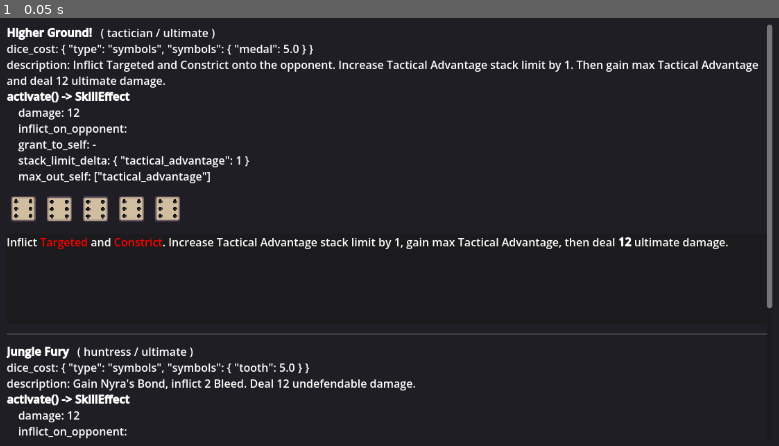
Above: before the commit, frame 1.
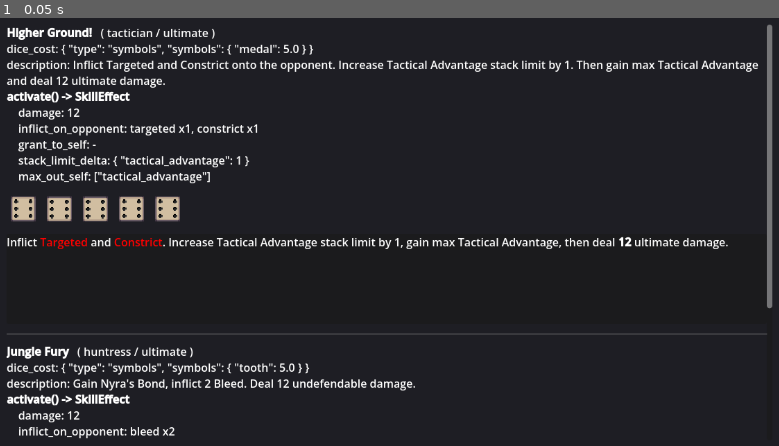
Above: after the commit, the same moment.

Repository: DucPham1512/SummerGame
Game: Godot game, scene res://test/skill_test.tscn
Same seed, same stepped clock (60 frames per second), same inputs: the game is played once before the commit and once after it. This scene is started directly instead of the project's main scene.
Inputs:
- Up to frame 1 (0.05 s): no input

The runs differ from the first frame. In frame 1, 0.2% of the frame differs, in the area x 16-33%, y 24-98%.
Error before the commit: Invalid access to property or key 'status_id' on a base object of type 'RefCounted (StatusEffect)'. (res://test/skill_test.gd:69)

Commit message:
Implement status effect framework, with bleed and protect implemented as flow proof

Diff:
--- a/scenes/match/components/cards/cards.gd
+++ b/scenes/match/components/cards/cards.gd
@@ -88,5 +88,5 @@
 ## The base is a no-op. This is the imperative counterpart to a skill's declarative
 ## SkillEffect: a card orchestrates verbs (which may await rolls/choices) rather
 ## than returning a fixed data struct, since card effects aren't standardizable.
-func resolve(ctx: CardContext) -> void:
+func resolve(ctx: BoardContext) -> void:
 	pass
--- /dev/null
+++ b/scenes/match/components/status_effects/effects/bleed.gd
@@ -0,0 +1,15 @@
+class_name Bleed
+extends StatusEffect
+
+# Status effect — "Bleed" (negative, trigger): during the owner's Upkeep Phase,
+# roll 1 die. On 1-4 the owner takes 1 undefendable damage; on 5-6 remove this
+# token. One roll per on_upkeep call — if the match rules one roll per token,
+# it calls this once per stack.
+
+
+func on_upkeep(ctx : BoardContext) -> void:
+	var roll : int = await ctx.roll_die()
+	if roll <= 4:
+		ctx.deal_damage(1, ctx.caster)   # owner takes it; undefendable per data
+	else:
+		remove_stacks(1)
--- /dev/null
+++ b/scenes/match/components/status_effects/effects/protect.gd
@@ -0,0 +1,23 @@
+class_name Protect
+extends StatusEffect
+
+# Status effect — "Protect" (positive, spendable): spend at any time to prevent
+# 1/2 of incoming damage (rounded up). The halving is a board verb because only
+# the board knows the incoming amount during damage resolution; this token just
+# pays the cost and declares the intent.
+
+
+func is_positive() -> bool:
+	return true
+
+
+func can_spend() -> bool:
+	return stacks > 0
+
+
+func spend(ctx : BoardContext) -> bool:
+	if not can_spend():
+		return false
+	remove_stacks(1)
+	ctx.halve_incoming_damage(ctx.caster)
+	return true
--- a/scenes/match/components/status_effects/status_effect.gd
+++ b/scenes/match/components/status_effects/status_effect.gd
@@ -1,19 +1,109 @@
 class_name StatusEffect
 extends RefCounted
 
-# PLACEHOLDER. A status-effect instance. The full version will pull its
-# name / stack_limit / phase behavior from GameDataLoader.status_effect_repository
-# and hook into the turn phases; for now it just carries an id + a stack count.
+# Base status-effect entity, mirroring the skill/card pattern: data loads from
+# GameDataLoader by id, behaviour lives in per-effect subclasses under effects/,
+# and everything a status *does* runs through the shared board-verb context
+# (BoardContext), so resolution stays authoritative and deterministic.
+#
+# Each instance is one player's token stack: it tracks its own stack count,
+# clamped to the data's stack_limit. Transfer/steal/clear bookkeeping and the
+# "spend at any time" resolving UI live match-side — the match calls into
+# can_spend()/spend() (including the window right before a transfer/steal/clear)
+# and the phase hooks (on_upkeep) here.
 
-var id : String
-var stacks : int
+# Registered behaviour scripts: status_id -> script path. Ids not listed produce
+# a base, data-only instance — fine for purely passive tokens whose rule the
+# board consults during resolution (e.g. targeted's +2, constrict's roll cost).
+# Paths are load()ed lazily to avoid preload cycles with the subclasses.
+const EFFECT_SCRIPTS := {
+	"bleed": "res://scenes/match/components/status_effects/effects/bleed.gd",
+	"protect": "res://scenes/match/components/status_effects/effects/protect.gd",
+}
+
+var status_id : String
+var status_name : String
+var description : String
+var stack_limit : int = 1
+var transferable : bool = true
+
+var stacks : int = 0
 
 
-func _init(effect_id : String, stack_count : int = 1) -> void:
-	id = effect_id
-	stacks = stack_count
+## Factory: builds the behaviour subclass registered for the id, or a base
+## data-only instance when there is none. Prefer this over new() for tokens a
+## player actually owns; plain new() is fine for intent payloads (SkillEffect).
+static func create(effect_id : String, stack_count : int = 1) -> StatusEffect:
+	if EFFECT_SCRIPTS.has(effect_id):
+		var script : GDScript = load(EFFECT_SCRIPTS[effect_id])
+		return script.new(effect_id, stack_count)
+	return StatusEffect.new(effect_id, stack_count)
 
 
-# Convenience: the underlying data row (name, stack_limit, description, ...).
-func data() -> Dictionary:
-	return GameDataLoader.status_effect_repository.get(id, {})
+func _init(effect_id : String = "", stack_count : int = 1) -> void:
+	if effect_id.is_empty():
+		return
+	status_id = effect_id
+	load_data()
+	stacks = clampi(stack_count, 0, stack_limit)
+
+
+## Populates the data fields from the repository entry for `status_id`. Returns
+## true on success, or false (and pushes an error) if no such status exists.
+func load_data() -> bool:
+	var entry : Dictionary = GameDataLoader.status_effect_repository.get(status_id, {})
+	if entry.is_empty():
+		push_error("StatusEffect: no status effect found for id '%s'" % status_id)
+		return false
+
+	status_name = entry.get("name", "")
+	description = entry.get("description", "")
+	stack_limit = int(entry.get("stack_limit", 1))
+	transferable = bool(entry.get("transferable", true))
+	return true
+
+
+# --- stacks (owned by this entity, clamped to the data's limit) --------------
+
+## Adds stacks, clamped to stack_limit. Returns how many were actually added.
+func add_stacks(amount : int) -> int:
+	var before := stacks
+	stacks = clampi(stacks + amount, 0, stack_limit)
+	return stacks - before
+
+
+## Removes stacks (never below 0). Returns how many were actually removed.
+func remove_stacks(amount : int) -> int:
+	var before := stacks
+	stacks = clampi(stacks - amount, 0, stack_limit)
+	return before - stacks
+
+
+func is_depleted() -> bool:
+	return stacks <= 0
+
+
+# --- behaviour hooks (override per effect) -----------------------------------
+
+## Buff/debuff classification. Not part of the JSON data, so subclasses declare
+## it (cosmetic — drives token presentation, never rules).
+func is_positive() -> bool:
+	return false
+
+
+## Whether this token can currently be spent. The match's resolving scene calls
+## this to offer the spend window, which can open at any time — including right
+## before the token would be transferred, stolen or cleared.
+func can_spend() -> bool:
+	return false
+
+
+## Spend the token by composing board verbs. Returns true if it was spent.
+## When the match resolves a status, ctx.caster is the token's owner.
+func spend(_ctx : BoardContext) -> bool:
+	return false
+
+
+## Phase trigger: the match calls this during the owner's Upkeep Phase.
+func on_upkeep(_ctx : BoardContext) -> void:
+	pass
--- /dev/null
+++ b/test/status_effect_test.gd
@@ -0,0 +1,89 @@
+extends Control
+
+# Validates the status-effect framework for the two implemented behaviours:
+#   - data loads from GameDataLoader (name / stack_limit / transferable / description)
+#   - stacks are tracked by the entity itself and clamp to stack_limit
+#   - Bleed's on_upkeep trigger calls the expected board verbs (forced rolls)
+#   - Protect's spend() consumes a stack and calls its verb; refuses when empty
+#   - the factory returns a base data-only instance for unregistered ids
+# Purely a manual-inspection harness; nothing here is game logic.
+
+@onready var content: VBoxContainer = $Scroll/Content
+
+
+# Mock context that records the verbs a status calls; roll_die() pops forced
+# values so the Bleed branches can be exercised deterministically.
+class LoggingContext extends BoardContext:
+	var log: Array[String] = []
+	var forced_rolls: Array[int] = []
+
+	func roll_die() -> int:
+		var v: int = 1
+		if not forced_rolls.is_empty():
+			v = forced_rolls.pop_front()
+		log.append("roll_die() -> %d" % v)
+		return v
+
+	func deal_damage(amount: int, target = null) -> void:
+		log.append("deal_damage(%d)" % amount)
+
+	func halve_incoming_damage(target = null) -> void:
+		log.append("halve_incoming_damage()")
+
+
+func _ready() -> void:
+	await _bleed_section()
+	_protect_section()
+	_factory_section()
+
+
+func _bleed_section() -> void:
+	var bleed := StatusEffect.create("bleed", 5)   # over the limit on purpose
+	var ctx := LoggingContext.new()
+	ctx.forced_rolls.assign([2, 6])
+
+	var t := _describe(bleed)
+	t += "created with 5 stacks -> clamped to %d (limit %d)\n" % [bleed.stacks, bleed.stack_limit]
+	await bleed.on_upkeep(ctx)
+	t += "upkeep #1 (forced roll 2): expect deal_damage(1); stacks: %d\n" % bleed.stacks
+	await bleed.on_upkeep(ctx)
+	t += "upkeep #2 (forced roll 6): expect token removed; stacks: %d\n" % bleed.stacks
+	t += "[b]verbs:[/b] %s" % ", ".join(ctx.log)
+	_add_report(t)
+
+
+func _protect_section() -> void:
+	var protect := StatusEffect.create("protect")
+	var ctx := LoggingContext.new()
+
+	var t := _describe(protect)
+	t += "spend #1 -> %s (stacks: %d)\n" % [protect.spend(ctx), protect.stacks]
+	t += "spend #2 -> %s (empty, must refuse)\n" % protect.spend(ctx)
+	t += "[b]verbs:[/b] %s" % ", ".join(ctx.log)
+	_add_report(t)
+
+
+func _factory_section() -> void:
+	# No behaviour script registered for "targeted": the factory must fall back
+	# to a base, data-only instance (its +2 rule is consulted by the board).
+	var targeted := StatusEffect.create("targeted")
+	var t := _describe(targeted)
+	t += "base instance (data-only): %s, can_spend: %s" % [
+			targeted.get_script() == StatusEffect, targeted.can_spend()]
+	_add_report(t)
+
+
+func _describe(s: StatusEffect) -> String:
+	return "[b]%s[/b] (%s)   stacks: %d/%d   transferable: %s   positive: %s\n%s\n" % [
+			s.status_name, s.status_id, s.stacks, s.stack_limit,
+			s.transferable, s.is_positive(), s.description]
+
+
+func _add_report(text: String) -> void:
+	var report := RichTextLabel.new()
+	report.bbcode_enabled = true
+	report.fit_content = true
+	report.custom_minimum_size = Vector2(700, 0)
+	report.text = text
+	content.add_child(report)
+	content.add_child(HSeparator.new())
--- /dev/null
+++ b/test/status_effect_test.tscn
@@ -0,0 +1,38 @@
+[gd_scene load_steps=2 format=3 uid="uid://cstatustest01"]
+
+[ext_resource type="Script" path="res://test/status_effect_test.gd" id="1"]
+
+[node name="StatusEffectTest" type="Control"]
+layout_mode = 3
+anchors_preset = 15
+anchor_right = 1.0
+anchor_bottom = 1.0
+grow_horizontal = 2
+grow_vertical = 2
+script = ExtResource("1")
+
+[node name="Background" type="ColorRect" parent="."]
+layout_mode = 1
+anchors_preset = 15
+anchor_right = 1.0
+anchor_bottom = 1.0
+grow_horizontal = 2
+grow_vertical = 2
+color = Color(0.12, 0.12, 0.14, 1)
+
+[node name="Scroll" type="ScrollContainer" parent="."]
+layout_mode = 1
+anchors_preset = 15
+anchor_right = 1.0
+anchor_bottom = 1.0
+offset_left = 24.0
+offset_top = 24.0
+offset_right = -24.0
+offset_bottom = -24.0
+grow_horizontal = 2
+grow_vertical = 2
+
+[node name="Content" type="VBoxContainer" parent="Scroll"]
+layout_mode = 2
+size_flags_horizontal = 3
+theme_override_constants/separation = 12
Not shown, added: scenes/match/components/status_effects/effects/bleed.gd.uid
Not shown, added: scenes/match/components/status_effects/effects/protect.gd.uid
Not shown, added: test/status_effect_test.gd.uid
